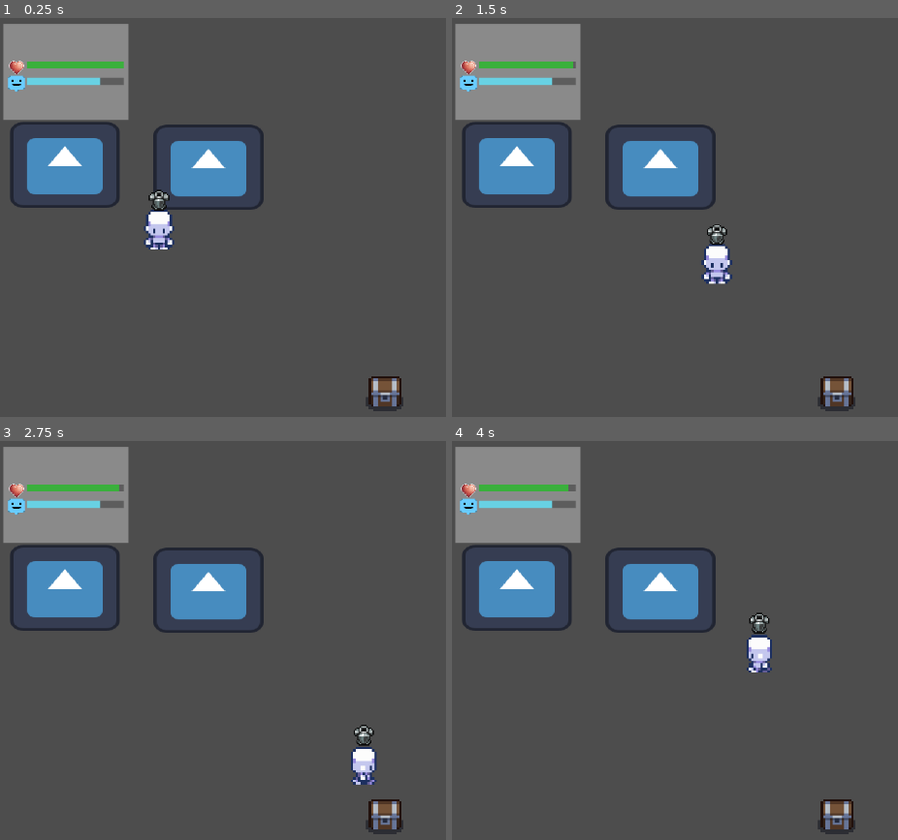
Above: before the commit, frames 1-4 (two rows, left to right).
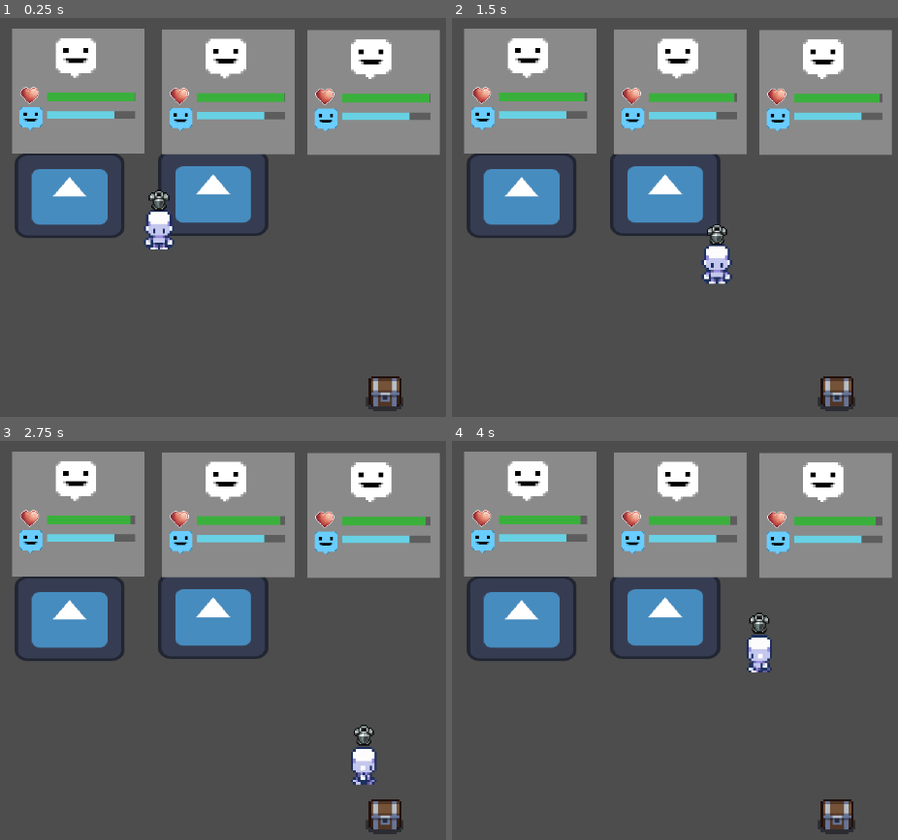
Above: after the commit, the same moments.

Repository: jpsalim21/LootPacker
Game: Godot game, scene res://Cenas/Workshop.tscn
Same seed, same stepped clock (60 frames per second), same inputs: the game is played once before the commit and once after it. The engine's default icon, where the game draws it, is replaced by a stand-in: a white triangle on a blue panel in a dark square.
Inputs:
- Up to frame 1 (0.25 s): no input
- Up to frame 2 (1.5 s): tap Enter at 0.5 s; hold D (direita) 0.53-1.28 s; tap E (interact) at 0.6 s; hold S (baixo) from 1.28 s (still down); tap Shift (run) at 1.35 s
- Up to frame 3 (2.75 s): release S (baixo) at 2.03 s; hold D (direita) from 2.03 s (still down); tap E (interact) at 2.1 s
- Up to frame 4 (4 s): release D (direita) at 2.78 s; hold W (cima) 2.78-3.53 s; tap Shift (run) at 2.85 s; hold A (esquerda) from 3.53 s (still down); tap E (interact) at 3.6 s

The runs differ from the first frame. In frame 1, 31% of the frame differs, in the area x 0-99%, y 1-56%; in frame 2, 31%; in frame 3, 31%; in frame 4, 31%.

Commit message:
Modifica UI

Diff:
--- a/Cenas/Workshop.tscn
+++ b/Cenas/Workshop.tscn
@@ -11,7 +11,7 @@
 [ext_resource type="Resource" uid="uid://ciuiacrc0qpg8" path="res://Items/armor.tres" id="9_d7m6n"]
 [ext_resource type="Script" path="res://Scripts/Minigames/minigame.gd" id="10_ce8cp"]
 [ext_resource type="Texture2D" uid="uid://c1tlgt05g43wh" path="res://Sprites/PlaceHolder/Quadrado.png" id="11_87lbm"]
-[ext_resource type="PackedScene" uid="uid://c1ivkp73agnyx" path="res://Prefabs/lifeBar.tscn" id="12_yutp4"]
+[ext_resource type="PackedScene" uid="uid://dmwu66isp4wy8" path="res://Prefabs/UI.tscn" id="12_0qqpj"]
 
 [sub_resource type="RectangleShape2D" id="RectangleShape2D_hvt4o"]
 size = Vector2(11, 5)
@@ -282,7 +282,7 @@
 shape = SubResource("RectangleShape2D_jh0ew")
 
 [node name="Alchemy" type="Node2D" parent="." node_paths=PackedStringArray("player")]
-position = Vector2(-137, -30)
+position = Vector2(-135, -17)
 script = ExtResource("6_oeid3")
 player = NodePath("../Player")
 itemEntregue = ExtResource("7_14qm4")
@@ -297,7 +297,7 @@
 shape = SubResource("RectangleShape2D_h18a0")
 
 [node name="Forge" type="Node2D" parent="." node_paths=PackedStringArray("player")]
-position = Vector2(-76, -29)
+position = Vector2(-74, -18)
 script = ExtResource("6_oeid3")
 player = NodePath("../Player")
 itemEntregue = ExtResource("9_d7m6n")
@@ -349,11 +349,7 @@
 "": SubResource("AnimationLibrary_4y8sa")
 }
 
-[node name="LifeBar" parent="." instance=ExtResource("12_yutp4")]
-offset_left = -163.0
-offset_top = -90.0
-offset_right = -163.0
-offset_bottom = -90.0
+[node name="Ui" parent="." instance=ExtResource("12_0qqpj")]
 
 [connection signal="body_entered" from="Chest/Area2D" to="Chest" method="_on_area_2d_body_entered"]
 [connection signal="body_exited" from="Chest/Area2D" to="Chest" method="_on_area_2d_body_exited"]
--- /dev/null
+++ b/Prefabs/UI.tscn
@@ -0,0 +1,34 @@
+[gd_scene load_steps=2 format=3 uid="uid://dmwu66isp4wy8"]
+
+[ext_resource type="PackedScene" uid="uid://c1ivkp73agnyx" path="res://Prefabs/lifeBar.tscn" id="1_om7wy"]
+
+[node name="Ui" type="CanvasLayer"]
+
+[node name="Control" type="Control" parent="."]
+layout_mode = 3
+anchors_preset = 15
+anchor_right = 1.0
+anchor_bottom = 1.0
+grow_horizontal = 2
+grow_vertical = 2
+
+[node name="LifeBar" parent="Control" instance=ExtResource("1_om7wy")]
+layout_mode = 1
+offset_left = 18.0
+offset_top = 16.0
+offset_right = -930.0
+offset_bottom = -438.0
+
+[node name="LifeBar2" parent="Control" instance=ExtResource("1_om7wy")]
+layout_mode = 1
+offset_left = 241.0
+offset_top = 17.0
+offset_right = -707.0
+offset_bottom = -437.0
+
+[node name="LifeBar3" parent="Control" instance=ExtResource("1_om7wy")]
+layout_mode = 1
+offset_left = 457.0
+offset_top = 18.0
+offset_right = -491.0
+offset_bottom = -436.0
--- a/Prefabs/lifeBar.tscn
+++ b/Prefabs/lifeBar.tscn
@@ -31,22 +31,27 @@
 [node name="Panel" type="Panel" parent="."]
 layout_mode = 1
 anchors_preset = -1
-offset_right = 53.0
-offset_bottom = 41.0
+offset_right = 197.0
+offset_bottom = 186.0
+grow_horizontal = 2
+grow_vertical = 2
 theme_override_styles/panel = SubResource("StyleBoxFlat_di8kc")
+metadata/_edit_use_anchors_ = true
 
 [node name="ProgressBar" type="ProgressBar" parent="Panel"]
 z_index = 1
 layout_mode = 1
-anchors_preset = 15
-anchor_right = 1.0
-anchor_bottom = 1.0
-offset_left = 10.0
-offset_top = 16.0
-offset_right = -2.0
-offset_bottom = -22.0
-grow_horizontal = 2
-grow_vertical = 2
+anchors_preset = -1
+anchor_left = 0.264
+anchor_top = 0.51
+anchor_right = 0.93
+anchor_bottom = 0.581
+offset_left = 0.00799942
+offset_top = 0.0599899
+offset_right = -0.0500183
+offset_bottom = 0.0309753
+grow_horizontal = 0
+grow_vertical = 0
 theme_override_styles/background = SubResource("StyleBoxFlat_bbcw5")
 theme_override_styles/fill = SubResource("StyleBoxFlat_lk3eh")
 max_value = 1.0
@@ -57,12 +62,14 @@
 z_index = 1
 layout_mode = 1
 anchors_preset = -1
-anchor_right = 1.0
-anchor_bottom = 1.0
-offset_left = 10.0
-offset_top = 23.0
-offset_right = -2.0
-offset_bottom = -15.0
+anchor_left = 0.264
+anchor_top = 0.66
+anchor_right = 0.93
+anchor_bottom = 0.721
+offset_left = 0.00799942
+offset_top = -0.0400085
+offset_right = -0.0500183
+offset_bottom = -0.0789871
 grow_horizontal = 2
 grow_vertical = 2
 theme_override_styles/background = SubResource("StyleBoxFlat_bbcw5")
@@ -71,19 +78,50 @@
 value = 0.76
 show_percentage = false
 
+[node name="PerfilPersonagem" type="TextureRect" parent="Panel"]
+layout_mode = 1
+anchors_preset = -1
+anchor_left = 0.305
+anchor_top = 0.081
+anchor_right = 0.61
+anchor_bottom = 0.402
+offset_left = 4.915
+offset_top = -1.066
+offset_right = 4.38999
+offset_bottom = -1.33998
+grow_horizontal = 2
+grow_vertical = 2
+texture = ExtResource("2_bto6a")
+expand_mode = 1
+
+[node name="TextureRect2" type="TextureRect" parent="Panel"]
+layout_mode = 1
+anchors_preset = -1
+anchor_left = 0.048
+anchor_top = 0.454
+anchor_right = 0.206
+anchor_bottom = 0.615
+offset_left = 1.16
+offset_top = -0.076004
+offset_right = 0.325964
+offset_bottom = 0.0799713
+grow_vertical = 0
+texture = ExtResource("3_6m2bg")
+expand_mode = 1
+
 [node name="TextureRect" type="TextureRect" parent="Panel"]
 self_modulate = Color(0.411765, 0.803922, 1, 1)
-layout_mode = 0
-offset_left = 2.0
-offset_top = 22.0
-offset_right = 9.0
-offset_bottom = 29.0
+layout_mode = 1
+anchors_preset = -1
+anchor_left = 0.054
+anchor_top = 0.629
+anchor_right = 0.225
+anchor_bottom = 0.811
+offset_left = -0.0700006
+offset_top = -0.026001
+offset_right = 0.0750122
+offset_bottom = -0.044014
+grow_vertical = 0
 theme = SubResource("Theme_amxe1")
 texture = ExtResource("2_bto6a")
 expand_mode = 1
-
-[node name="TextureRect" type="TextureRect" parent="Panel/TextureRect"]
-offset_top = -7.0
-offset_right = 7.0
-texture = ExtResource("3_6m2bg")
-expand_mode = 1
